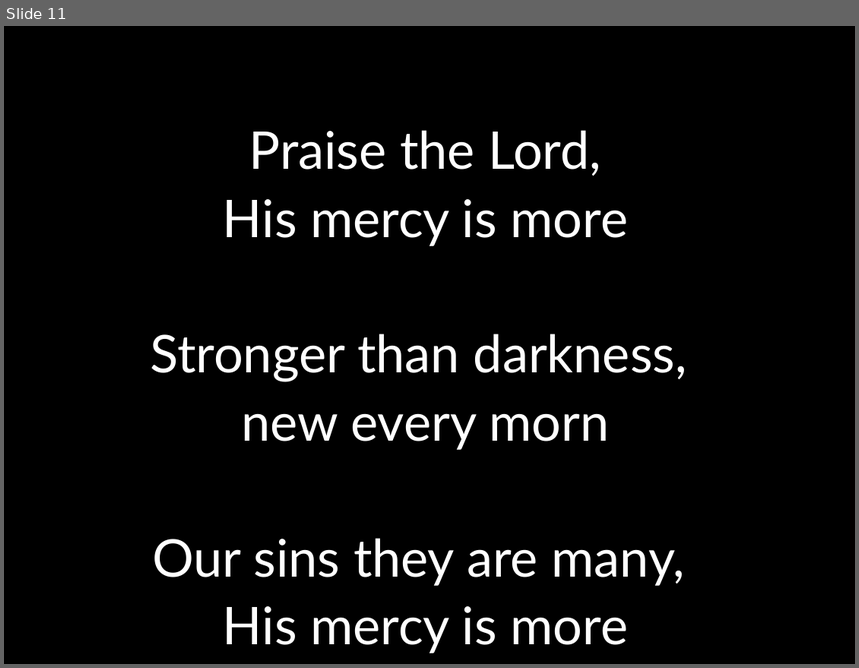
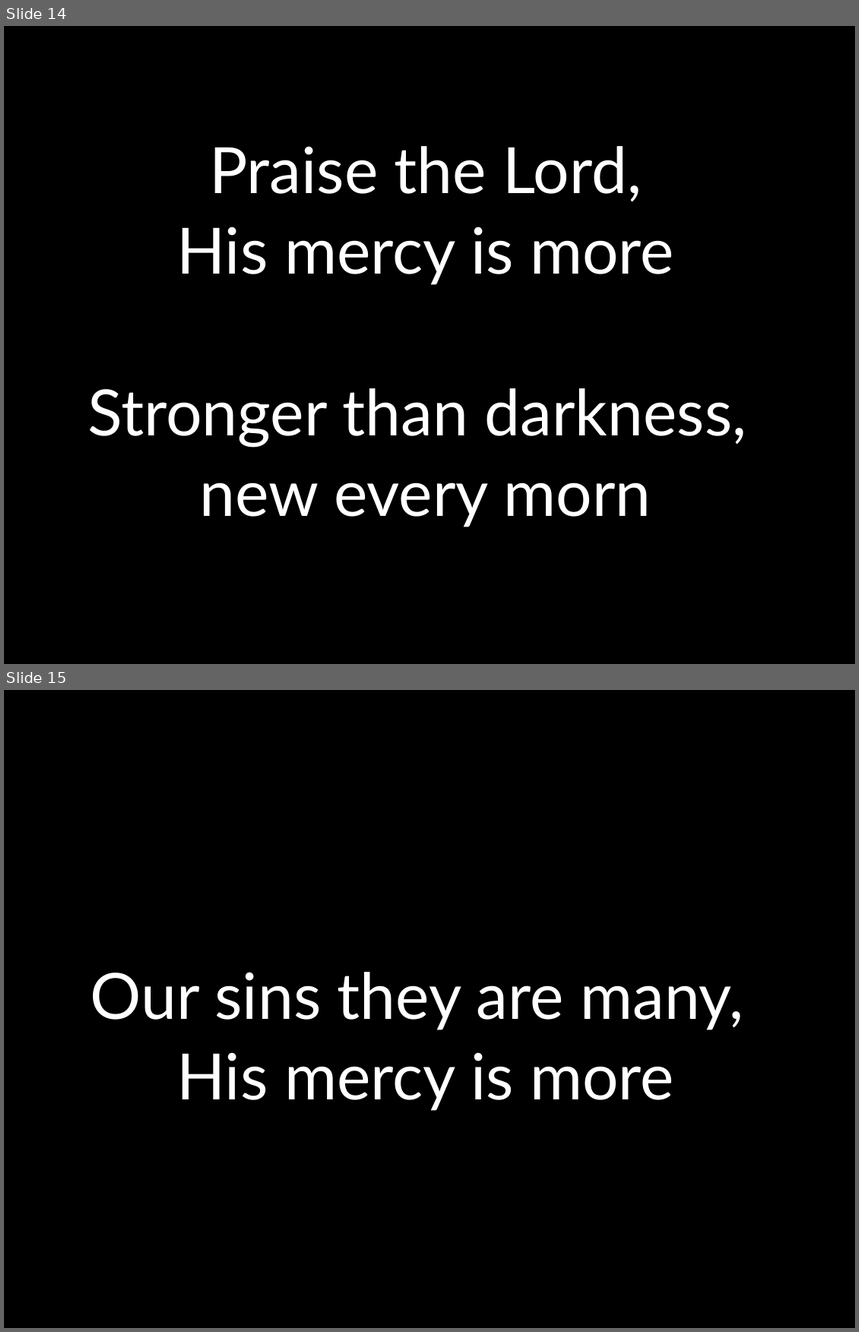
Before and after one commit to kendall412/worship, a slide deck: His Mercy is More.pptx. Shown one above the other, each under a label of ours: slide 11 before the commit, slides 14 and 15 after it. The pictures are 859x668 and 859x1332 pixels, drawn with LibreOffice and Linux fonts; fonts in the diff are those of the drawing. Boxes give left, top, right and bottom in pixels: in the first picture for what was removed or moved away, otherwise in the second. Text is boxed around its words. In the diff, an @@ line names an element or a change of style, - is before the commit and + after.

```diff
--- a/His Mercy is More.pptx
+++ b/His Mercy is More.pptx
@@ slide 15 added at (x1=4, y1=690, x2=855, y2=1328), background #000000 @@
@@ subtitle added at (x1=91, y1=972, x2=744, y2=1111), 54 pt, text #FFFFFF @@
+Our sins they are many,
+His mercy is more
@@ what was slide 11 is now slide 14 @@
@@ slide 14 changed as well @@
@@ subtitle "Praise the Lord," at (x1=88, y1=146, x2=747, y2=528): size 44 to 54 pt @@
@@ subtitle at (x1=152, y1=538, x2=685, y2=654): paragraphs removed @@
-Our sins they are many,
-His mercy is more
```
Also in this commit, not shown: 9 other slides changed, 3 other slides added, 102 other files.
